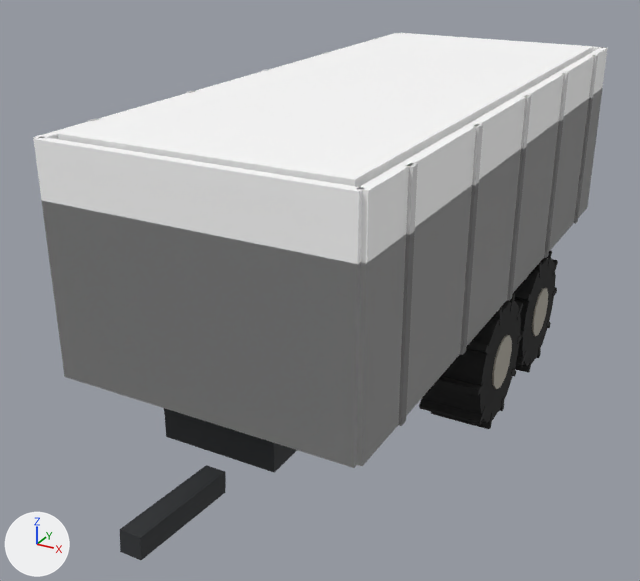
The glTF model game/assets/models/trailers/trailer_16.glb as it was, and as the next commit left it.
Both versions are drawn from a camera (50 mm lens) standing at (3.44, -8.15, 4.68) and looking at (-0.31, -1.32, 1.27). Every picture has the same lights, and +X, +Y and +Z are marked at lower left. The older version comes first. Where no turn or scale is listed for an object, it has been applied to the vertices.

Script lines for the objects in view, before the commit:
```python
me_mesh_107 = bpy.data.meshes.new('Mesh_107')
me_mesh_107.from_pydata(...)  # a box spanning x -1.27..1.27, y -0.04..0.04, z -0.95..0.95
me_mesh_107.materials.append(mat_paint)  # white #ffffff
me_mesh_117 = bpy.data.meshes.new('Mesh_117')
me_mesh_117.from_pydata(...)  # a box spanning x -0.03..0.03, y -0.04..0.04, z -0.95..0.95
me_mesh_117.materials.append(mat_paint_85)  # light grey #d9d9d9
me_mesh_119 = bpy.data.meshes.new('Mesh_119')
me_mesh_119.from_pydata(...)  # a box spanning x -0.03..0.03, y -0.04..0.04, z -0.95..0.95
me_mesh_119.materials.append(mat_paint_85)  # light grey #d9d9d9
ob_capacity_20000_tipper_1 = bpy.data.objects.new('capacity_20000_tipper_1', me_mesh_107)
ob_capacity_20000_tipper_1.location = (0.0, -3.7, 2.2)
ob_capacity_20000_tipper_11 = bpy.data.objects.new('capacity_20000_tipper_11', me_mesh_117)
ob_capacity_20000_tipper_11.location = (1.31, -1.84, 2.2)
ob_capacity_20000_tipper_13 = bpy.data.objects.new('capacity_20000_tipper_13', me_mesh_119)
ob_capacity_20000_tipper_13.location = (1.31, -3.08, 2.2)
# also in view: 'tipper_1' at (0.0, -3.7, 1.98); 'capacity_20000_tipper_4' at (-1.27, -0.6, 2.2); 'capacity_20000_load_0' at (0.0, -0.6, 2.27); 'tipper_3' at (1.27, -0.6, 1.98); 'tires_flotation_wheel1L_0' at (1.02, 0.65, 0.6)
```
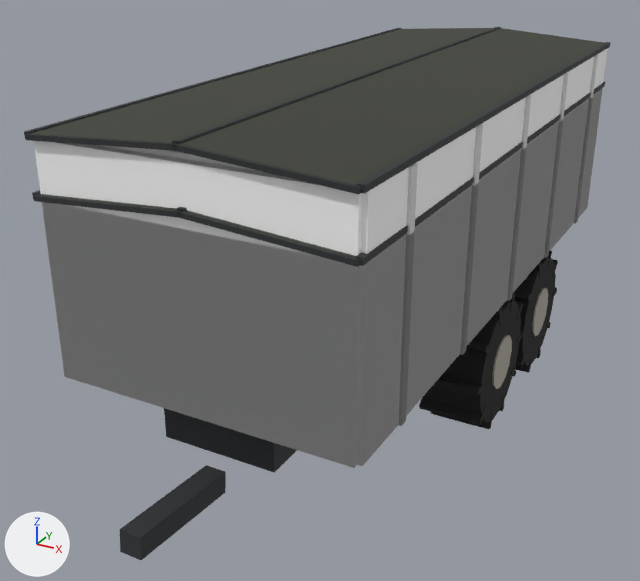
Not visible in the pictures: 'capacity_20000_tarpL_4'.

Location of each change, [x1, y1, x2, y2] in pixels of the pictures (640 x 581 px):
'capacity_20000_tarpL_0', added
    after: [180, 28, 603, 187]
'capacity_20000_tarpR_0', added
    after: [30, 28, 492, 143]
'capacity_20000_tarpL_1', added
    after: [357, 42, 611, 194]
'tarpL_1', added
    after: [356, 82, 606, 266]
'capacity_20000_tarpL_3', added
    after: [172, 143, 361, 194]
'tarpL_3', added
    after: [176, 210, 360, 267]
'capacity_20000_tarpR_1', added
    after: [24, 28, 401, 135]
'capacity_20000_tarpL_2', added
    after: [173, 27, 501, 144]
'capacity_20000_tarpR_3', added
    after: [25, 134, 177, 151]
'tarpR_3', added
    after: [33, 195, 182, 218]
'tarpL_0', added
    after: [179, 210, 360, 260]
'capacity_20000_tarpR_2', added
    after: [172, 27, 499, 144]
'tarpR_0', added
    after: [39, 194, 178, 211]
'capacity_20000_load_0', unchanged, covered by the edit
    before: [58, 33, 593, 187]
    after: [98, 145, 263, 172]

The change in detail:
Material 'tarp' (mat_tarp) is new.
Its base color is (0.0452, 0.0513, 0.0356) (dark grey #3c4035).
Its roughness is 0.95.
Mesh me_mesh_124 is new.
It is a box spanning x -0.66..0.66, y -0.02..0.02, z -0.02..0.02.
It uses material mat_dark_steel (dark grey #2e3033).
Mesh me_mesh_123 is new.
It is a box spanning x -0.02..0.02, y -3.17..3.17, z -0.02..0.02.
It uses material mat_dark_steel (dark grey #2e3033).
Mesh me_mesh_122 is new.
It is a box spanning x -0.66..0.66, y -3.17..3.17, z -0.01..0.01.
It uses material mat_tarp (dark grey #3c4035).
Object 'capacity_20000_tarpR_3' (ob_capacity_20000_tarpr_3) is new; it shows me_mesh_124.
Its parent is ob_capacity_20000_tarpr.
Its location is (0.66, -3.17, -0.01).
Object 'capacity_20000_tarpR' (ob_capacity_20000_tarpr) is new.
Its parent is ob_capacity_20000_tipper.
Its location is (-1.3, -3.1, 1.93).
Its rotation in degrees is (0, -4, 0).
Object 'capacity_20000_tarpR_2' (ob_capacity_20000_tarpr_2) is new; it shows me_mesh_123.
Its parent is ob_capacity_20000_tarpr.
Its location is (1.3, 0.0, 0.0).
Object 'capacity_20000_tarpR_1' (ob_capacity_20000_tarpr_1) is new; it shows me_mesh_123.
Its parent is ob_capacity_20000_tarpr.
Its location is (0.0, 0.0, 0.0).
Object 'capacity_20000_tarpR_0' (ob_capacity_20000_tarpr_0) is new; it shows me_mesh_122.
Its parent is ob_capacity_20000_tarpr.
Its location is (0.66, 0.0, 0.0).
Object 'capacity_20000_tarpL_4' (ob_capacity_20000_tarpl_4) is new; it shows me_mesh_124.
Its parent is ob_capacity_20000_tarpl.
Its location is (-0.66, 3.17, -0.01).
Object 'capacity_20000_tarpL' (ob_capacity_20000_tarpl) is new.
Its parent is ob_capacity_20000_tipper.
Its location is (1.3, -3.1, 1.93).
Its rotation in degrees is (0, 4, 0).
Object 'capacity_20000_tarpL_3' (ob_capacity_20000_tarpl_3) is new; it shows me_mesh_124.
Its parent is ob_capacity_20000_tarpl.
Its location is (-0.66, -3.17, -0.01).
Object 'capacity_20000_tarpL_2' (ob_capacity_20000_tarpl_2) is new; it shows me_mesh_123.
Its parent is ob_capacity_20000_tarpl.
Its location is (-1.3, 0.0, 0.0).
Object 'capacity_20000_tarpL_1' (ob_capacity_20000_tarpl_1) is new; it shows me_mesh_123.
Its parent is ob_capacity_20000_tarpl.
Its location is (0.0, 0.0, 0.0).
Object 'capacity_20000_tarpL_0' (ob_capacity_20000_tarpl_0) is new; it shows me_mesh_122.
Its parent is ob_capacity_20000_tarpl.
Its location is (-0.66, 0.0, 0.0).
Object 'tarpR_3' (ob_tarpr_3) is new; it shows me_mesh_124.
Its parent is ob_tarpr.
Its location is (0.66, -3.17, -0.01).
Object 'tarpR' (ob_tarpr) is new.
Its parent is ob_tipper.
Its location is (-1.3, -3.1, 1.485).
Its rotation in degrees is (0, -4, 0).
Object 'tarpR_0' (ob_tarpr_0) is new; it shows me_mesh_122.
Its parent is ob_tarpr.
Its location is (0.66, 0.0, 0.0).
Object 'tarpL_3' (ob_tarpl_3) is new; it shows me_mesh_124.
Its parent is ob_tarpl.
Its location is (-0.66, -3.17, -0.01).
Object 'tarpL' (ob_tarpl) is new.
Its parent is ob_tipper.
Its location is (1.3, -3.1, 1.485).
Its rotation in degrees is (0, 4, 0).
Object 'tarpL_1' (ob_tarpl_1) is new; it shows me_mesh_123.
Its parent is ob_tarpl.
Its location is (0.0, 0.0, 0.0).
Object 'tarpL_0' (ob_tarpl_0) is new; it shows me_mesh_122.
Its parent is ob_tarpl.
Its location is (-0.66, 0.0, 0.0).
